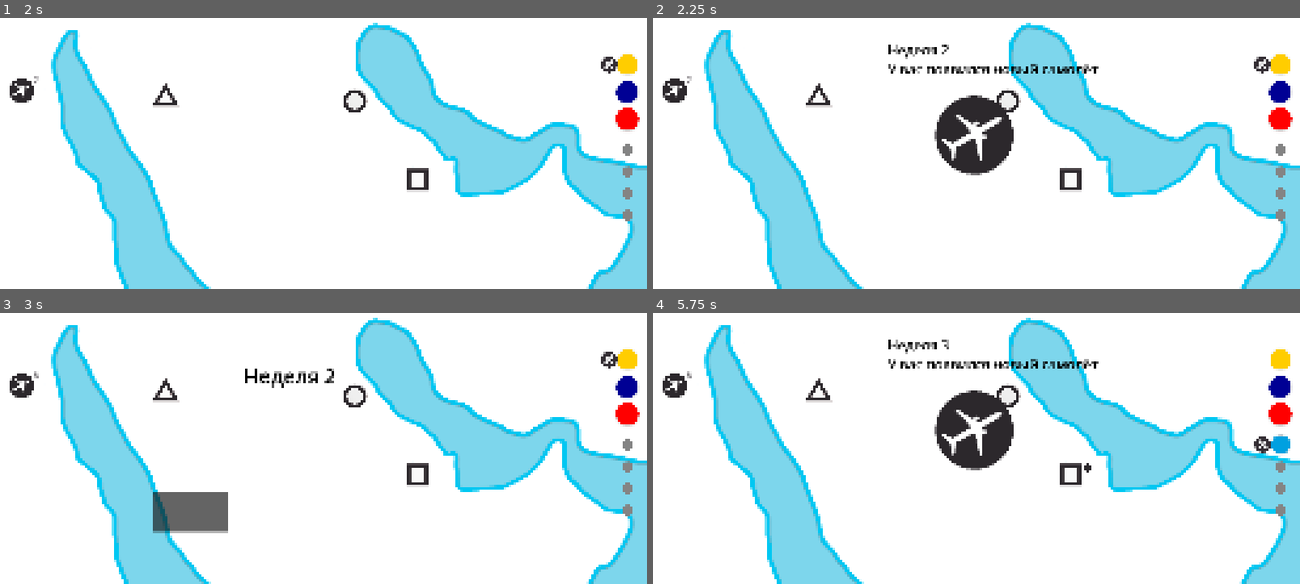
Above: before the commit, frames 1-4 (two rows, left to right).
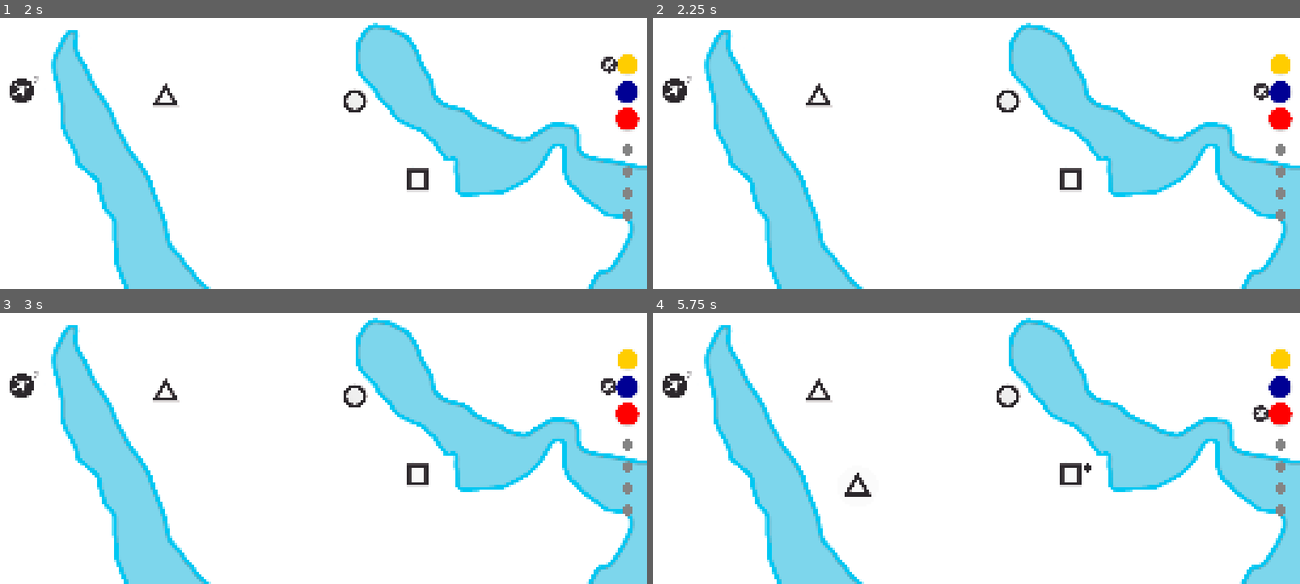
Above: after the commit, the same moments.

Repository: top-it-090304/Holding-Pattern
Game: Godot game, scene res://scene/Main.tscn
Same seed, same stepped clock (60 frames per second), same inputs: the game is played once before the commit and once after it.
Inputs (mouse positions are in pixels of both pictures, inside the frame that each line leads up to):
- Up to frame 1 (2 s): click (627, 64) at 0.5 s; click (627, 64) at 1.25 s
- Up to frame 2 (2.25 s): click (1280, 91) at 2 s
- Up to frame 3 (3 s): click (323, 429) at 2.77 s
- Up to frame 4 (5.75 s): click (840, 510) at 3.52 s; click (1280, 415) at 4.25 s; click (1280, 445) at 5.02 s

Frame 1 is identical in both runs. In frame 2, 3.4% of the frame differs, in the area x 36-96%, y 9-59%; in frame 3, 2.3%; in frame 4, 3.7%, in the area x 5-99%, y 9-68%.

Commit message:
UI: fix stroke points

Diff:
--- a/scene/Main.tscn
+++ b/scene/Main.tscn
@@ -474,7 +474,7 @@
 position = Vector2(1272, 456)
 
 [node name="WeekTimer" type="Timer" parent="." unique_id=1788865495]
-wait_time = 2.0
+wait_time = 20.0
 autostart = true
 
 [connection signal="timeout" from="Timer" to="." method="_on_spawn_timer_timeout"]
--- a/scripts/Airport.gd
+++ b/scripts/Airport.gd
@@ -24,7 +24,7 @@
 var stroke = false
 var stroke_radius = 0.0
 var stroke_color = Color.WHITE
-var current_max_radius = 10.0
+var current_max_radius = 15.0
 
 var lines_data = GameData.lines_data
 
@@ -71,8 +71,8 @@
 
 
 func _draw():
-	if stroke_radius > 3:
-		_draw_stroke(stroke_radius, stroke_color, 24.0)
+	if stroke_radius > 11:
+		_draw_stroke(stroke_radius, stroke_color, 28.0)
 
 	if pulse_radius and pulse_alpha > 0:
 		var color_with_alpha = pulse_color
@@ -122,7 +122,7 @@
 			draw_rect(rect, color, false, line_width)
 
 		GameData.ShapeType.TRIANGLE:
-			var sf = radius * 0.10
+			var sf = radius * 0.10 * 0.7
 			var points = PackedVector2Array([
 				Vector2(0, -12) * sf,
 				Vector2(11, 8) * sf,
Not shown, changed: export_presets.cfg
Not shown, added: Air Rout 0.2.3.apk
Not shown, added: Air Rout 0.2.3.apk.idsig
